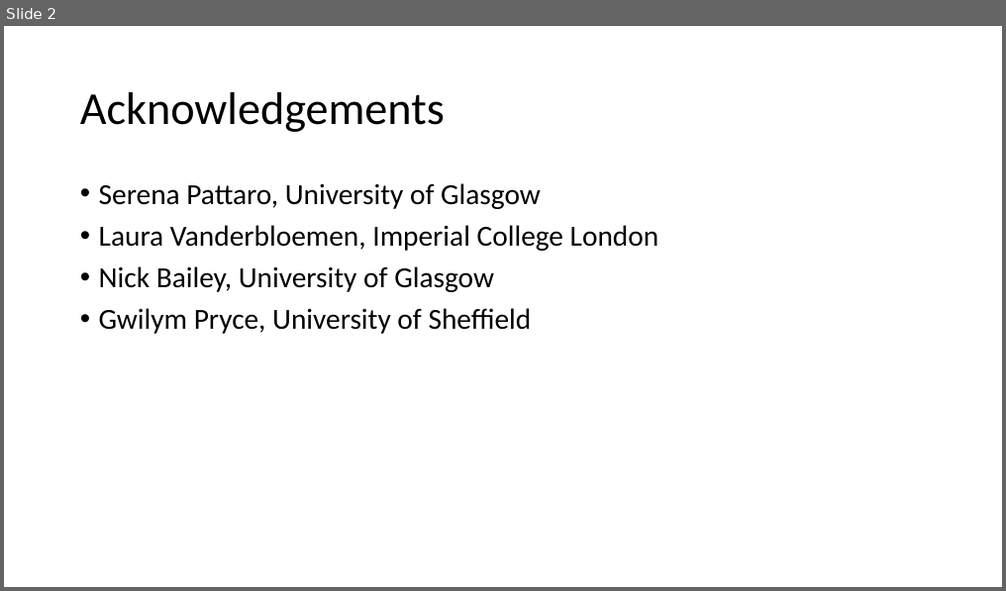
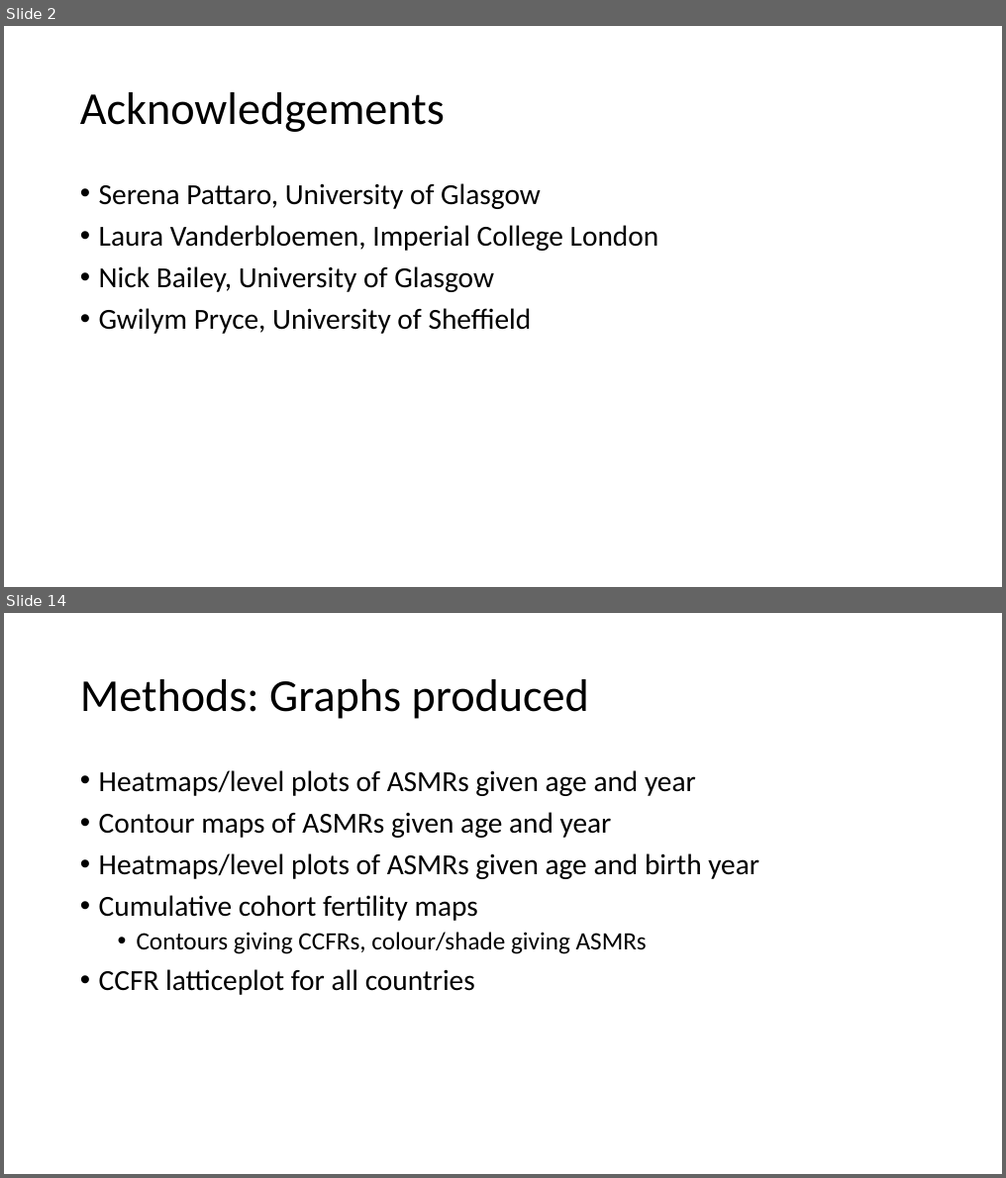
Before and after one commit to JonMinton/comparative_fertility, a slide deck: presentation/comparative_fertility_presentation.pptx. Shown one above the other, each under a label of ours: slide 2 before the commit, slides 2 and 14 after it; the slides between them are not shown. The pictures are 1006x591 and 1006x1178 pixels, drawn with LibreOffice and Linux fonts; fonts in the diff are those of the drawing. Boxes give left, top, right and bottom in pixels: in the first picture for what was removed or moved away, otherwise in the second. Text is boxed around its words. In the diff, an @@ line names an element or a change of style, - is before the commit and + after.

Commit message:
create simple age schedule plot; produce presentation

```diff
--- a/presentation/comparative_fertility_presentation.pptx
+++ b/presentation/comparative_fertility_presentation.pptx
@@ slide 14 added at <box>4,613,1002,1174</box>, background #FFFFFF @@
@@ title added at <box>80,679,589,719</box>, 44 pt, text #000000 @@
+Methods: Graphs produced
@@ text added at <box>99,770,759,995</box>, 28 pt, text #000000 @@
+• Heatmaps/level plots of ASMRs given age and year
+• Contour maps of ASMRs given age and year
+• Heatmaps/level plots of ASMRs given age and birth year
+• Cumulative cohort fertility maps
+  • Contours giving CCFRs, colour/shade giving ASMRs
+• CCFR latticeplot for all countries
```
Also in this commit, not shown: 3 slides changed, 22 other slides added, 2 other files.
